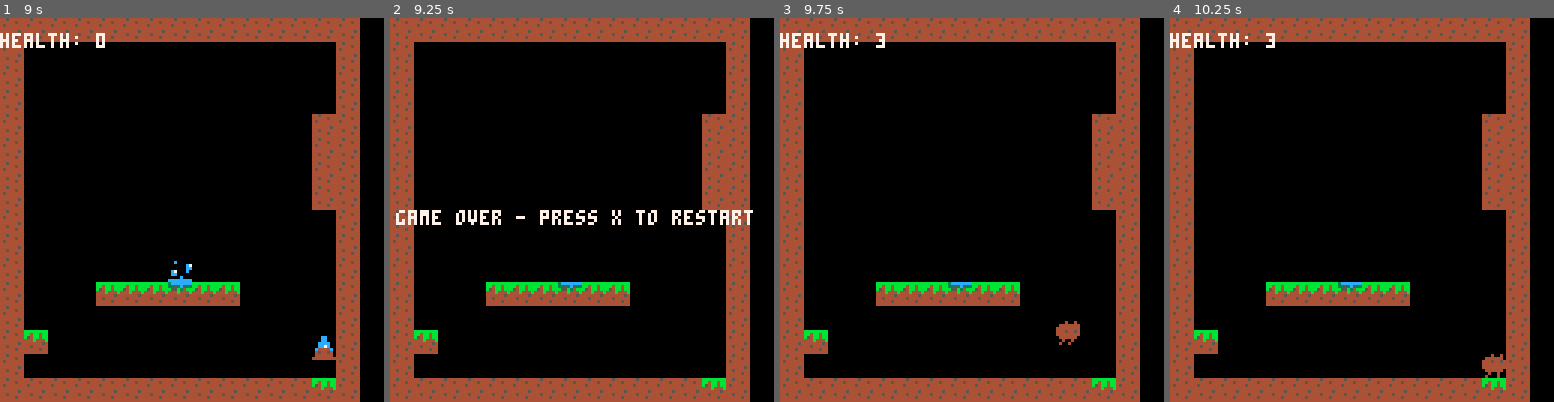
Above: before the commit, frames 1-4 (left to right).
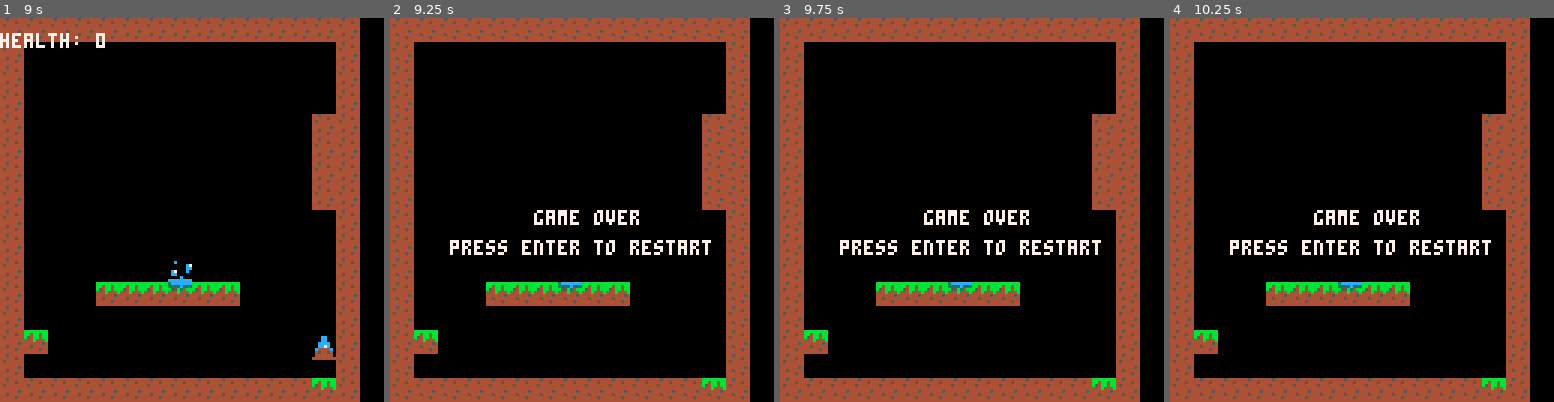
Above: after the commit, the same moments.

Repository: Mackain/ldjam45
Game: PICO-8 cartridge poopsim.p8
The game is run twice, just before and just after one commit, with the same random seed, the same clock (stepped at 60 frames per second) and the same inputs.
Inputs:
- Up to frame 1 (9 s): tap X (X key) at 0.33, 0.7, 1.43, 2.58, 3.1, 3.62, 4.13, 4.65, 5.17, 5.68, 6.2, 6.72, 7.23, 7.75, 8.27, 8.78 s; hold Right 2.33-3.33 s; hold Right 3.38-4.22 s; hold Up 4.27-4.67 s; hold Right 4.72-5.72 s; hold Left 6.15-6.98 s; hold Right 7.03-8.03 s; hold Right 8.08-8.92 s; hold Up from 8.97 s (still down)
- Up to frame 2 (9.25 s): keep holding Up
- Up to frame 3 (9.75 s): tap X (X key) at 9.3 s; release Up at 9.37 s; hold Right from 9.42 s (still down)
- Up to frame 4 (10.25 s): keep holding Right; tap X (X key) at 9.82 s

Frame 1 is identical in both runs. In frame 2, 2.6% of the frame differs, in the area x 1-95%, y 50-62%; in frame 3, 2.3%; in frame 4, 2.3%.

Commit message:
Add game over and reset

Diff:
--- a/poopsim.p8
+++ b/poopsim.p8
@@ -56,41 +56,6 @@
     initialize_map()
 end
 
-function restart_game()
-    game_over=false
-    --reset player stats
-    player.x = 72
-    player.y = 72
-    player.whitespace = 5
-    player.speed = 0
-    player.speed_max = 2
-    player.jump_speed = 0
-    player.jump_strenght = 0
-    player.jump_time = jump_time
-    player.is_jumping = false
-    player.is_falling = false
-    player.is_flipped = true
-    player.on_ground = true
-    player.facing = false
-    player.run_state = 1
-    player.is_running = false
-    player.sprite = 64
-    player.level = 3
-    player.width = 8
-    player.height = 3
-    player.force = 0
-    player.gravity = 0
-    player.corners = {}
-    player.hitbox = {0,0,0,0}
-    player.inner_hitbox = {0,0,0,0}
-    player.upper_left = {x=0,y=0}
-    player.upper_right = {x=0,y=0}
-    player.lower_left= {x=0,y=0}
-    player.lower_right = {x=0,y=0}
-
-    drops = initialize_map()
-end
-
 function initialize_map()
     max_y = map_settings.start_y + map_settings.height
     max_x = map_settings.start_x + map_settings.width
@@ -157,8 +122,6 @@
         sfx(1)
     end
 
-    if(btnp(5) and game_over) then restart_game() end
-
     player.hitbox = side_col(1)
 
     player.gravity = gravity - player.force
@@ -337,7 +300,7 @@
 	cls()
 	map(map_settings.start_x,map_settings.start_y)
 
-    if game_over then print("game over - press x to restart",2,64,7)
+    if game_over then print("game over",48,64,7) print("press enter to restart", 20,74,7)
     else
         detect_player_damage()
     detect_player_health()
